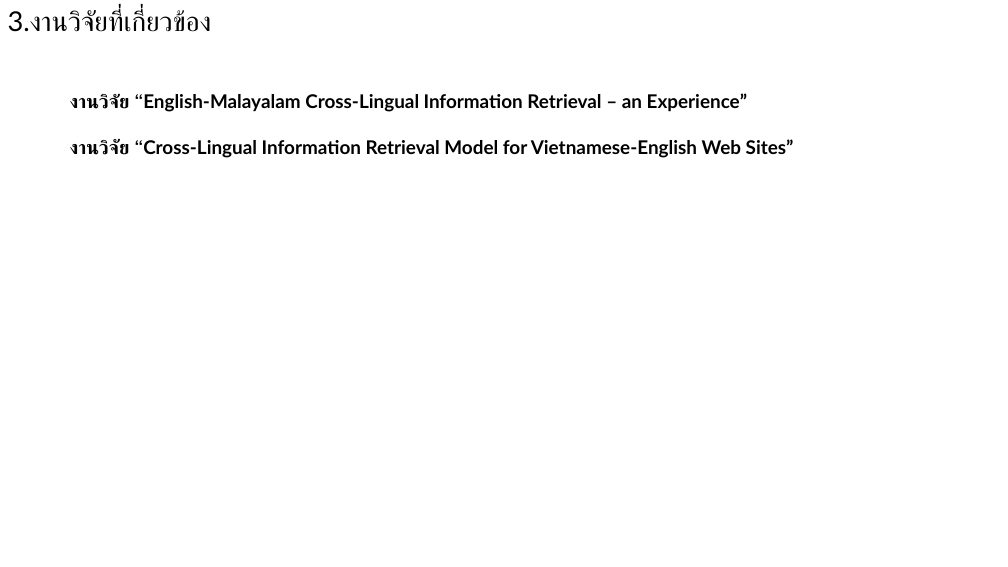
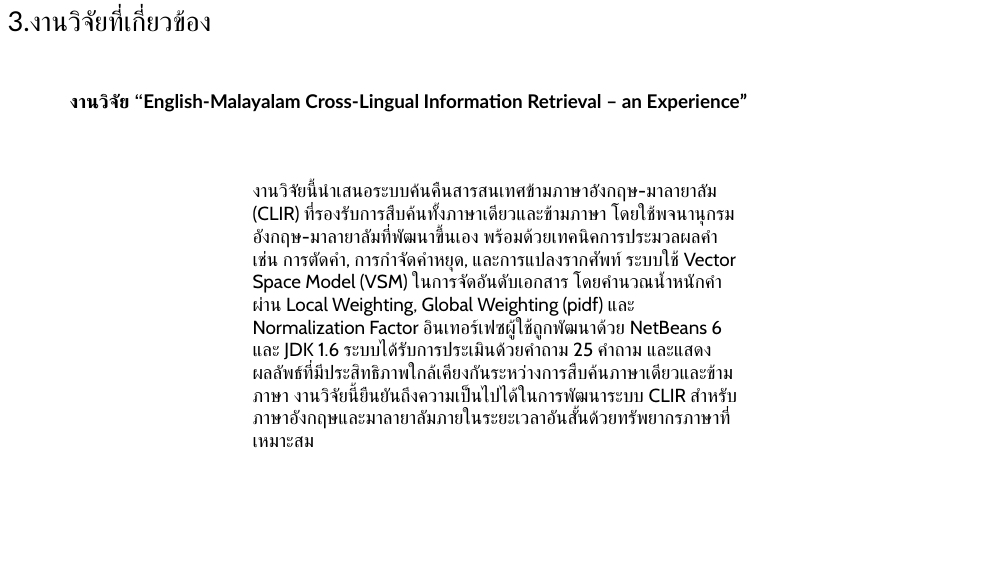
Before and after one commit to nanutnutna/thesis_ef, a slide deck: slide 8 of proposal/Proposal.pptx (slide 6 before the commit). Drawn at 1008x567 pixels with LibreOffice and Linux fonts; fonts in the diff are those of the drawing. Boxes give left, top, right and bottom in pixels: in the first picture for what was removed or moved away, otherwise in the second. Text is boxed around its words. In the diff, an @@ line names an element or a change of style, - is before the commit and + after.

```diff
--- a/proposal/Proposal.pptx
+++ b/proposal/Proposal.pptx
@@ text at [70,139,794,158]: paragraph removed @@
-งานวิจัย “Cross-Lingual Information Retrieval Model for Vietnamese-English Web Sites”
@@ text added at [253,183,736,447], 18 pt, text #000000 @@
+งานวิจัยนี้นำเสนอระบบค้นคืนสารสนเทศข้ามภาษาอังกฤษ-มาลายาลัม (CLIR) ที่รองรับการสืบค้นทั้งภาษาเดียวและข้ามภาษา โดยใช้พจนานุกรมอังกฤษ-มาลายาลัมที่พัฒนาขึ้นเอง พร้อมด้วยเทคนิคการประมวลผลคำ เช่น การตัดคำ, การกำจัดคำหยุด, และการแปลงรากศัพท์ ระบบใช้ Vector Space Model (VSM) ในการจัดอันดับเอกสาร โดยคำนวณน้ำหนักคำผ่าน Local Weighting, Global Weighting (pidf) และ Normalization Factor อินเทอร์เฟซผู้ใช้ถูกพัฒนาด้วย NetBeans 6 และ JDK 1.6 ระบบได้รับการประเมินด้วยคำถาม 25 คำถาม และแสดงผลลัพธ์ที่มีประสิทธิภาพใกล้เคียงกันระหว่างการสืบค้นภาษาเดียวและข้ามภาษา งานวิจัยนี้ยืนยันถึงความเป็นไปได้ในการพัฒนาระบบ CLIR สำหรับภาษาอังกฤษและมาลายาลัมภายในระยะเวลาอันสั้นด้วยทรัพยากรภาษาที่เหมาะสม
```
Also in this commit, not shown: 2 other slides changed, 5 slides added.
